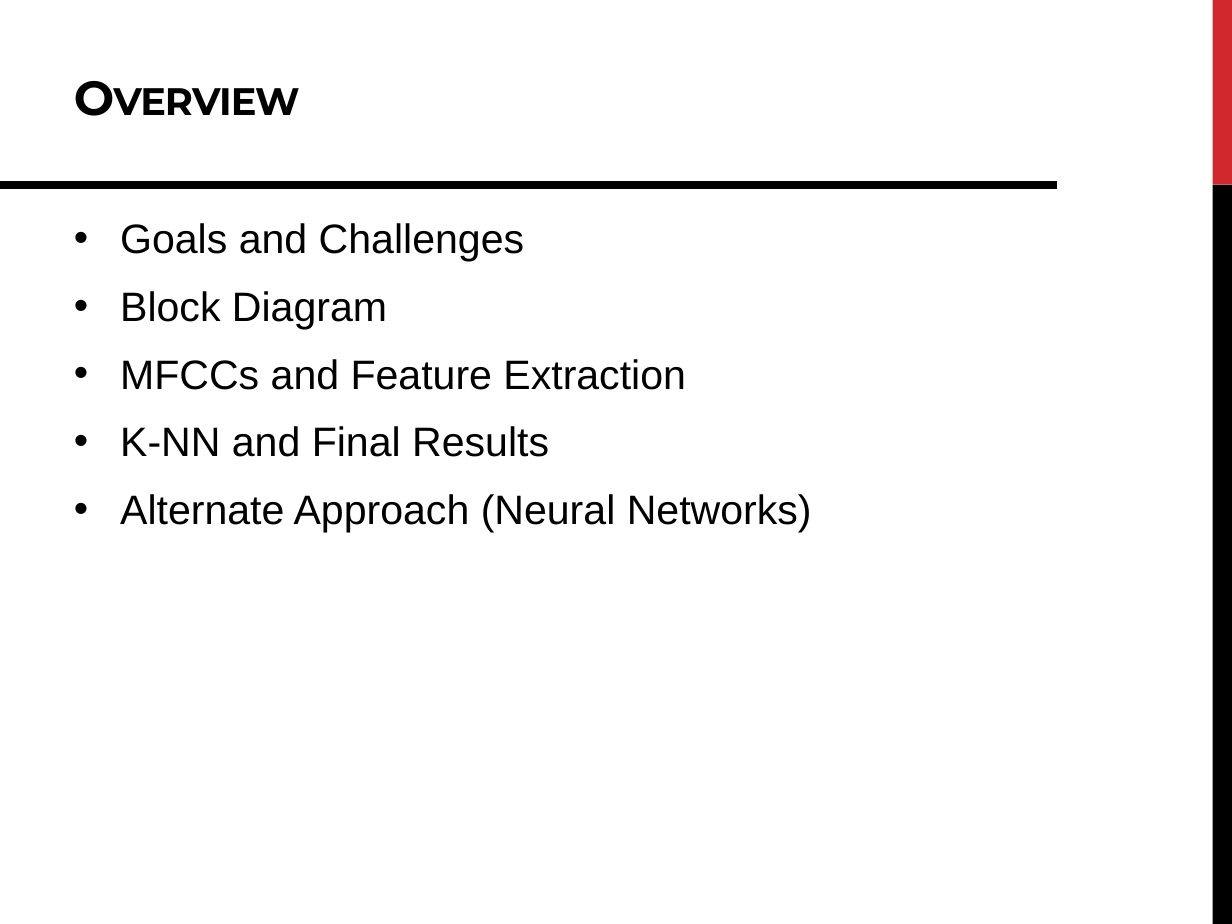
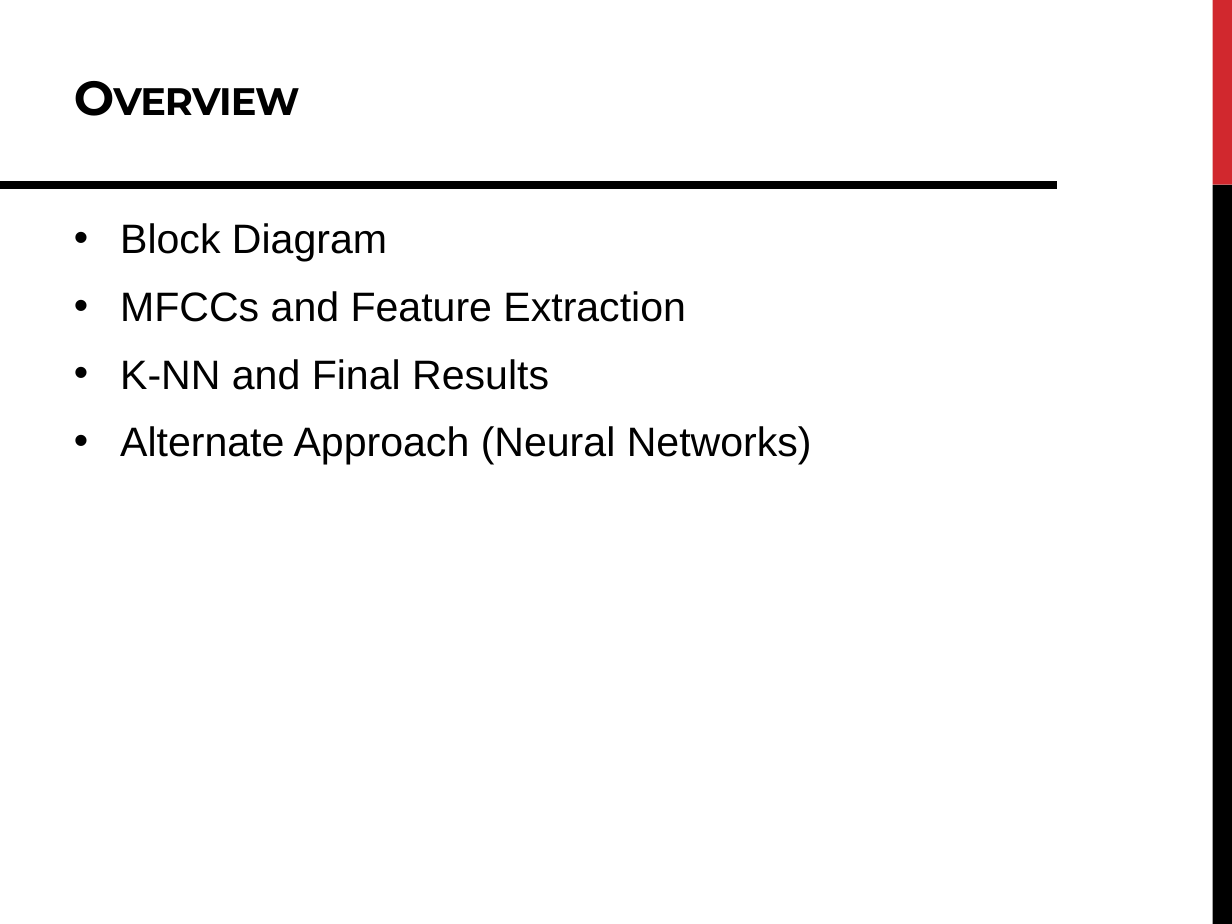
Before and after one commit to DavidRosenwasser/EE_M214A, a slide deck: slide 2 of Report/M214A Project Presentation.pptx. Drawn at 1232x924 pixels with LibreOffice and Linux fonts; fonts in the diff are those of the drawing. Boxes give left, top, right and bottom in pixels: in the first picture for what was removed or moved away, otherwise in the second. Text is boxed around its words. In the diff, an @@ line names an element or a change of style, - is before the commit and + after.

```diff
--- a/Report/M214A Project Presentation.pptx
+++ b/Report/M214A Project Presentation.pptx
@@ text at [120,223,524,261]: paragraph removed @@
-• Goals and Challenges
```
Also in this commit, not shown: 1 other slide changed, 1 slide removed.
